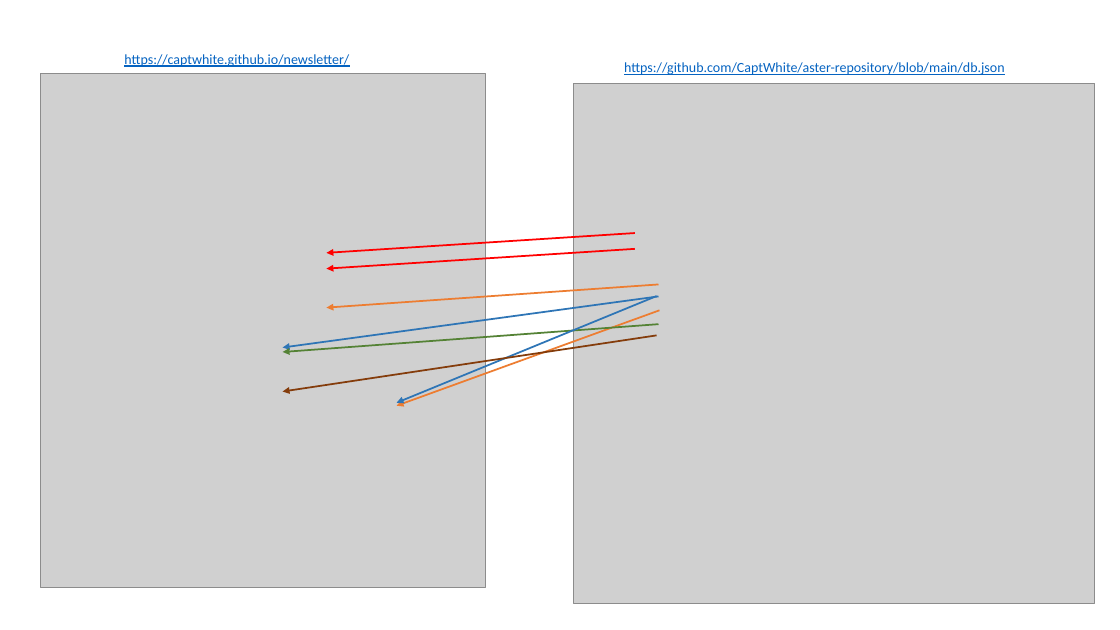
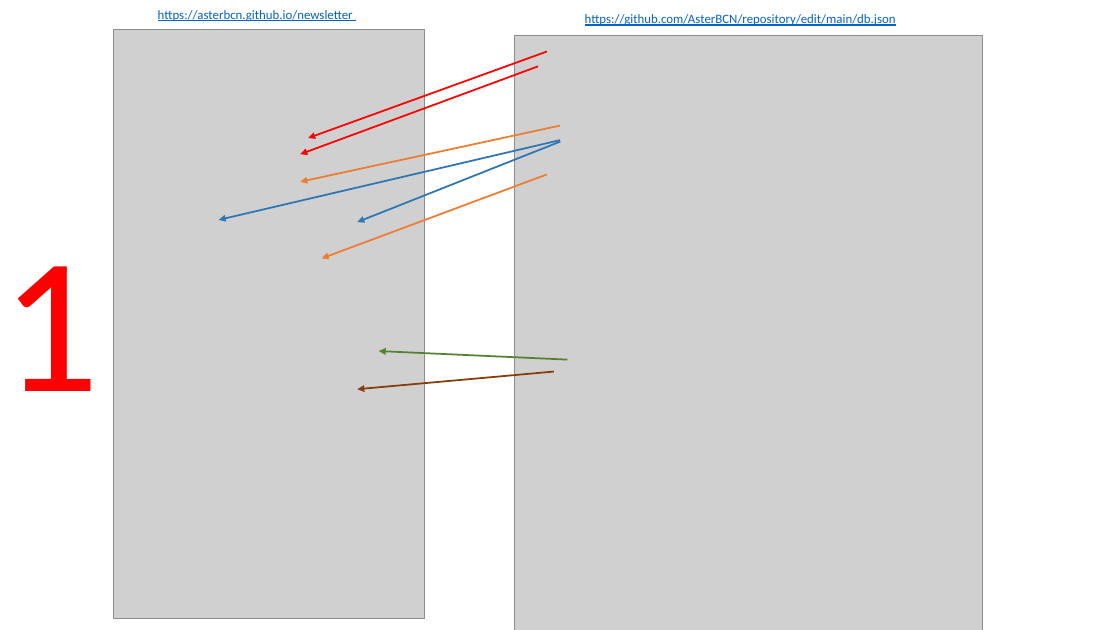
Before and after one commit to AsterBCN/newsletter, a slide deck: slide 4 of Documents/Newsletter.pptx. Drawn at 1120x630 pixels with LibreOffice and Linux fonts; fonts in the diff are those of the drawing; grey boxes stand for pictures. Boxes give left, top, right and bottom in pixels: in the first picture for what was removed or moved away, otherwise in the second. Text is boxed around its words. In the diff, an @@ line names an element or a change of style, - is before the commit and + after.

Commit message:
newsletter

```diff
--- a/Documents/Newsletter.pptx
+++ b/Documents/Newsletter.pptx
@@ text at (x1=158, y1=10, x2=353, y2=22): text changed; size 12 to 11 pt @@
-https://captwhite.github.io/newsletter/
+https://asterbcn.github.io/newsletter
@@ text at (x1=585, y1=14, x2=896, y2=26): text changed; size 12 to 11 pt @@
-https://github.com/CaptWhite/aster-repository/blob/main/db.json
+https://github.com/AsterBCN/repository/edit/main/db.json
@@ picture resized from (x1=41, y1=74, x2=486, y2=588) to (x1=113, y1=30, x2=425, y2=619) @@
@@ arrow moved from (635, 233) - (327, 253) to (547, 51) - (308, 138) @@
@@ picture resized from (x1=574, y1=83, x2=1095, y2=603) to (x1=515, y1=35, x2=983, y2=630) @@
@@ arrow moved from (635, 249) - (327, 269) to (539, 66) - (301, 155) @@
@@ arrow moved from (659, 297) - (282, 348) to (560, 140) - (218, 220) @@
@@ arrow moved from (659, 285) - (327, 308) to (560, 126) - (301, 181) @@
@@ arrow moved from (657, 296) - (397, 402) to (560, 142) - (357, 222) @@
@@ arrow moved from (660, 310) - (397, 406) to (547, 175) - (322, 259) @@
@@ text added at (x1=2, y1=266, x2=100, y2=391), 166 pt, text #FF0000 @@
+1
@@ arrow moved from (659, 324) - (282, 352) to (567, 360) - (379, 351) @@
@@ arrow moved from (657, 335) - (282, 392) to (554, 371) - (357, 389) @@
```
Also in this commit, not shown: 2 other slides changed, 3 slides added, 1 slide removed, 1 other file.
